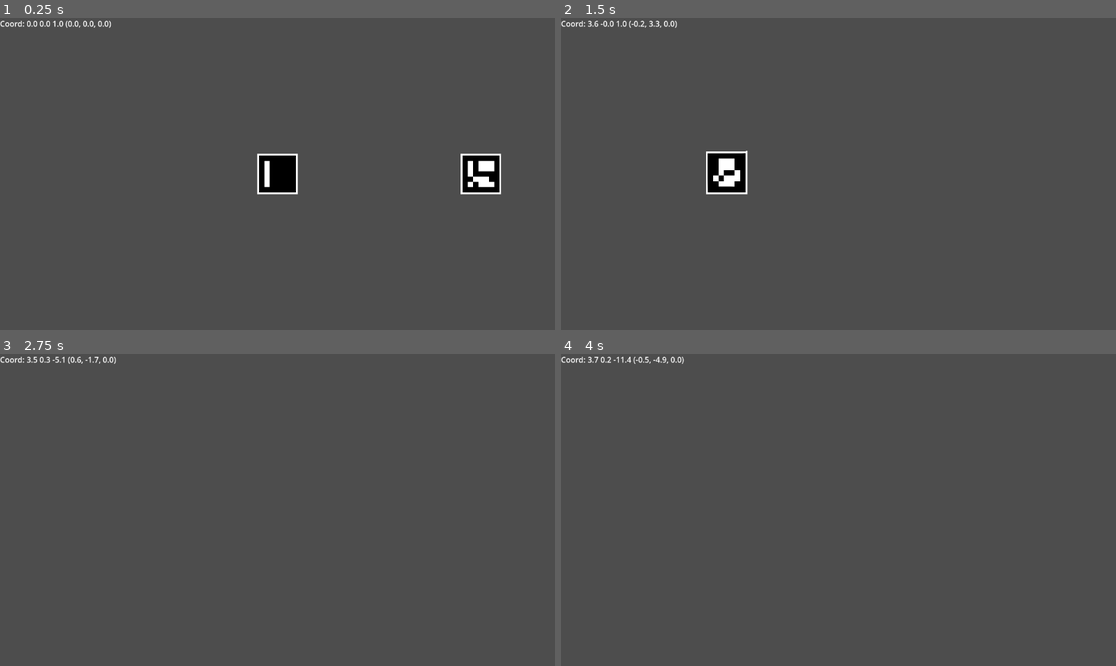
Above: before the commit, frames 1-4 (two rows, left to right).
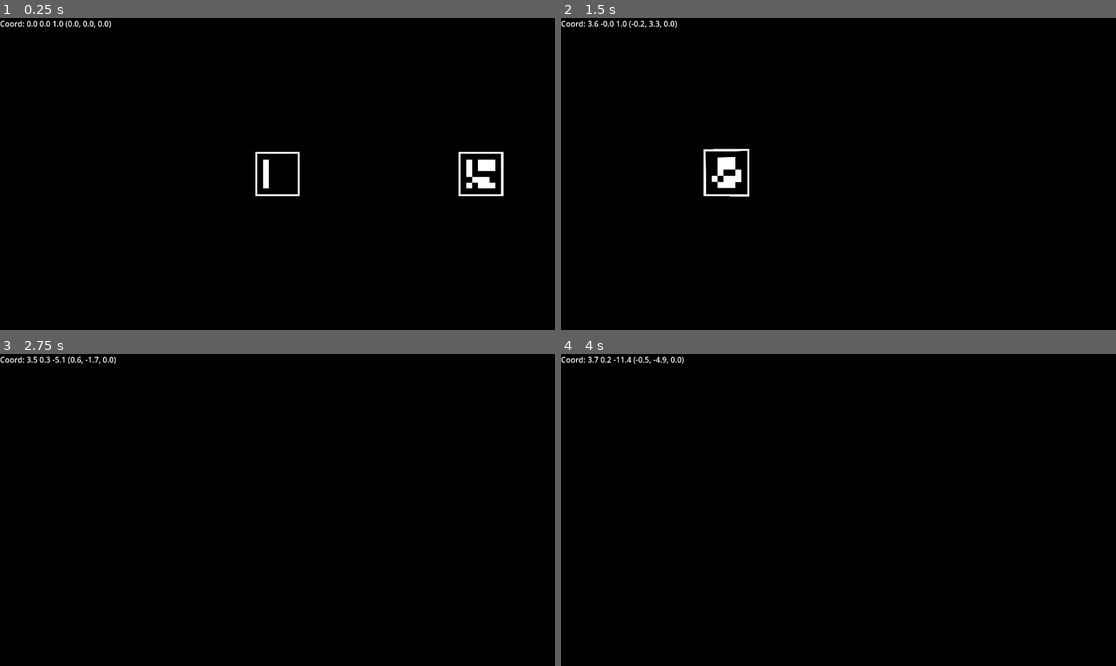
Above: after the commit, the same moments.

Repository: patrickelectric/rov-slam-test
Game: Godot game, scene res://main.tscn
Same seed, same stepped clock (60 frames per second), same inputs: the game is played once before the commit and once after it.
Inputs (mouse positions are in pixels of both pictures, inside the frame that each line leads up to):
- Up to frame 1 (0.25 s): no input
- Up to frame 2 (1.5 s): tap Enter at 0.5 s; move the mouse to (960, 158) at 0.52 s; hold Right (ui_right) 0.53-1.28 s; move the mouse to (810, 174) at 1.27 s; hold Up (ui_up) from 1.28 s (still down)
- Up to frame 3 (2.75 s): keep holding Up (ui_up); tap Space (up) at 2 s; move the mouse to (288, 503) at 2.02 s
- Up to frame 4 (4 s): keep holding Up (ui_up); move the mouse to (832, 516) at 2.77 s; move the mouse to (877, 513) at 3.52 s

The runs differ from the first frame. In frame 1, 98% of the frame differs, in the area x 0-100%, y 0-100%; in frame 2, 99%; in frame 3, 100%; in frame 4, 100%.

Commit message:
sim: simple: Fix size of objects
Signed-off-by: Patrick José Pereira <patrickelectric@gmail.com>

Diff:
--- a/sim/simple/main.tscn
+++ b/sim/simple/main.tscn
@@ -1,11 +1,29 @@
-[gd_scene load_steps=4 format=3 uid="uid://c70w3sx0wfl0u"]
+[gd_scene load_steps=7 format=3 uid="uid://c70w3sx0wfl0u"]
 
 [ext_resource type="Script" path="res://scripts/TagsManager.gd" id="1_p70a3"]
 [ext_resource type="Script" path="res://scripts/Camera3D.gd" id="2_8nrry"]
 [ext_resource type="Texture2D" uid="uid://dfaku1ac4u1jq" path="res://tags/pattern_chessboard.png" id="3_qurbl"]
 
+[sub_resource type="QuadMesh" id="QuadMesh_vhddb"]
+
+[sub_resource type="StandardMaterial3D" id="StandardMaterial3D_rn35a"]
+albedo_texture = ExtResource("3_qurbl")
+emission_enabled = true
+emission_texture = ExtResource("3_qurbl")
+
+[sub_resource type="Environment" id="Environment_8nw8c"]
+background_energy_multiplier = 0.0
+ambient_light_color = Color(1, 1, 1, 1)
+ambient_light_energy = 0.0
+
 [node name="root" type="Node3D"]
 script = ExtResource("1_p70a3")
+
+[node name="MeshInstance3D" type="MeshInstance3D" parent="."]
+transform = Transform3D(0.297, -7.32451e-17, 7.26049e-28, 1.03589e-16, 0.21, -7.26049e-28, -1.03589e-16, 7.32451e-17, 2.08165e-12, 2.08165e-12, 5, 2.08165e-12)
+mesh = SubResource("QuadMesh_vhddb")
+skeleton = NodePath("")
+surface_material_override/0 = SubResource("StandardMaterial3D_rn35a")
 
 [node name="Camera3D" type="Camera3D" parent="."]
 transform = Transform3D(1, -3.48787e-16, 3.48787e-16, 3.48787e-16, 1, -3.48787e-16, -3.48787e-16, 3.48787e-16, 1, 2.08165e-12, 2.08165e-12, 1)
@@ -16,6 +34,5 @@
 offset_bottom = 23.0
 text = "POTATO"
 
-[node name="Sprite3D" type="Sprite3D" parent="."]
-transform = Transform3D(0.05, -1.74393e-17, 1.74393e-17, 1.74393e-17, 0.05, -1.74393e-17, -1.74393e-17, 1.74393e-17, 0.05, 2.08165e-12, 5, 2.08165e-12)
-texture = ExtResource("3_qurbl")
+[node name="WorldEnvironment" type="WorldEnvironment" parent="."]
+environment = SubResource("Environment_8nw8c")
--- a/sim/simple/scripts/Camera3D.gd
+++ b/sim/simple/scripts/Camera3D.gd
@@ -50,9 +50,9 @@
 	for step in range(10*10):
 		var x = step % 10
 		var y = int(step / 10)
-		position.z = 1.5
-		position.x = 1.5 - 3 * x / 9
-		position.y = 4.3 + 1.5 * y / 9
+		position.z = 0.5
+		position.x = 0.5 - 1.0 * x / 9
+		position.y = 4.8 + 0.4 * y / 9
 		await get_tree().create_timer(0.1).timeout
 		take_chess_screenshot(step)
 
@@ -93,7 +93,7 @@
 		for tag in root_kids.get_children(true):
 			if not tag.name.to_lower().begins_with("aruco_"):
 				continue
-			var sprite: Sprite3D = tag
+			var sprite: MeshInstance3D = tag
 			print(sprite, sprite.name, sprite.get_meta("id"), sprite.position, sprite.rotation)
 			tag_json.id = sprite.get_meta("id")
 			tag_json.position = from_vector3_to_json(sprite.position)
--- a/sim/simple/scripts/TagsManager.gd
+++ b/sim/simple/scripts/TagsManager.gd
@@ -15,15 +15,22 @@
 			return
 		var aruco_id = result.get_string("id")
 
-		var sprite = Sprite3D.new()
-		sprite.set_draw_flag(SpriteBase3D.DrawFlags.FLAG_DOUBLE_SIDED, false)
-		sprite.texture = load(path + file)
-		var size = sprite.texture.get_width()
-		var size_m = 0.2
-		sprite.pixel_size = 0.2 / size
-		sprite.position = Vector3(1*i, 0, 0)
-		sprite.set_name("aruco_%d" % i)
-		sprite.set_meta("id", int(aruco_id))
-		sprite.set_meta("size_m", size_m)
+		var mesh_instance = MeshInstance3D.new()
+		var material = StandardMaterial3D.new()
+		material.albedo_texture = load(path + file)
+		material.emission_enabled = true
+		material.emission_texture = load(path + file)
+		mesh_instance.material_override = material
+		mesh_instance.mesh = create_plane_mesh(Vector2(0.22, 0.22))
+		mesh_instance.position = Vector3(1*i, 0, 0)
+		mesh_instance.set_name("aruco_%d" % i)
+		mesh_instance.set_meta("id", int(aruco_id))
+		mesh_instance.set_meta("size_m", 0.2)
 		i += 1
-		add_child(sprite)
+		add_child(mesh_instance)
+		print(mesh_instance)
+
+func create_plane_mesh(size: Vector2) -> PlaneMesh:
+	var plane_mesh = QuadMesh.new()
+	plane_mesh.size = size
+	return plane_mesh
